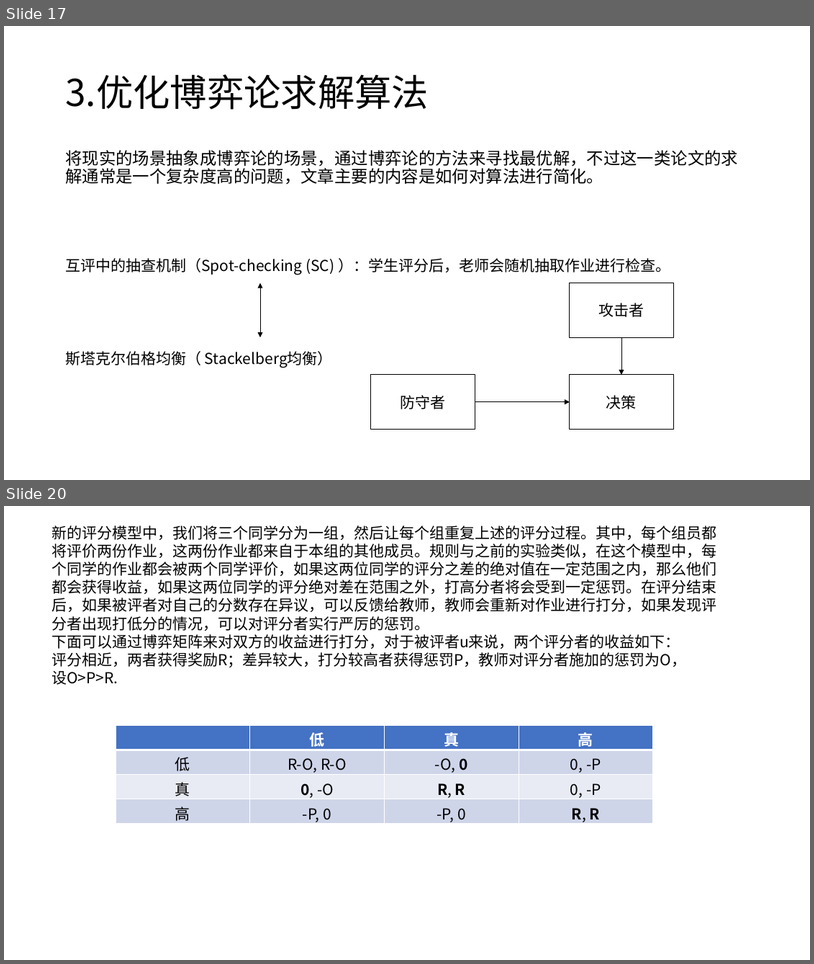
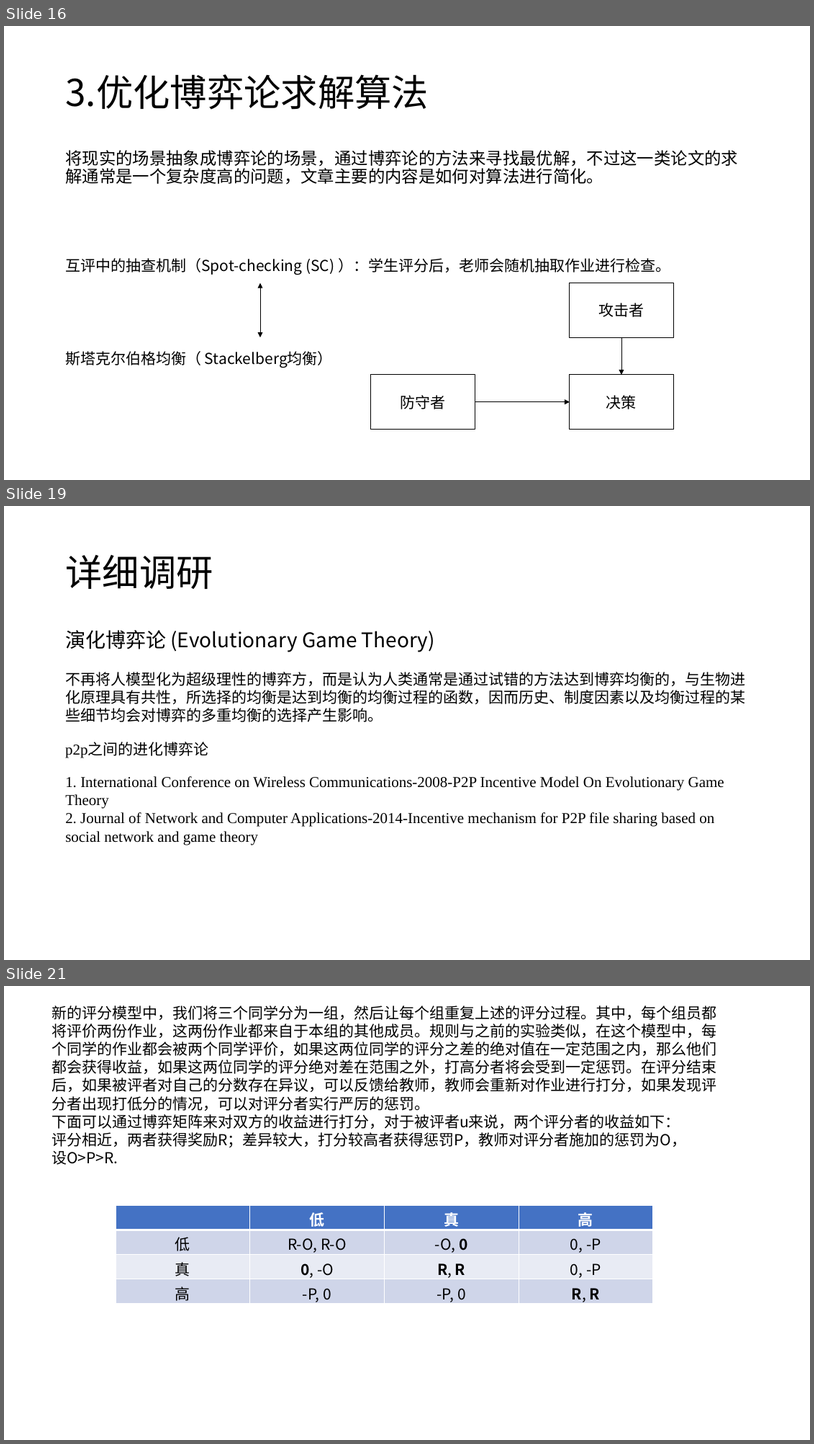
Before and after one commit to CHDYPY/paper, a slide deck: 报告/2021年9月4日/杨攀原.pptx. Shown one above the other, each under a label of ours: slides 17 and 20 before the commit, slides 16, 19 and 21 after it; the slides between them are not shown. The pictures are 814x964 and 814x1444 pixels, drawn with LibreOffice and Linux fonts; fonts in the diff are those of the drawing. Boxes give left, top, right and bottom in pixels: in the first picture for what was removed or moved away, otherwise in the second. Text is boxed around its words. In the diff, an @@ line names an element or a change of style, - is before the commit and + after.

```diff
--- a/报告/2021年9月4日/杨攀原.pptx
+++ b/报告/2021年9月4日/杨攀原.pptx
@@ slide 19 added at box(4, 506, 810, 960), background #FFFFFF @@
@@ title added at box(65, 555, 213, 589), 44 pt, text #000000 @@
+详细调研
@@ text added at box(65, 630, 746, 722), 18 pt, text #000000 @@
+演化博弈论 (Evolutionary Game Theory)
+不再将人模型化为超级理性的博弈方，而是认为人类通常是通过试错的方法达到博弈均衡的，与生物进化原理具有共性，所选择的均衡是达到均衡的均衡过程的函数，因而历史、制度因素以及均衡过程的某些细节均会对博弈的多重均衡的选择产生影响。
@@ text added at box(65, 742, 209, 757), 18 pt, text #000000 @@
+p2p之间的进化博弈论
@@ text added at box(65, 776, 725, 844), 18 pt, text #000000 @@
+1. International Conference on Wireless Communications-2008-P2P Incentive Model On Evolutionary Game Theory
+2. Journal of Network and Computer Applications-2014-Incentive mechanism for P2P file sharing based on social network and game theory
@@ what was slide 17 is now slide 16 @@
@@ what was slide 20 is now slide 21 @@
```
Also in this commit, not shown: 1 slide changed, 2 other slides added, 2 slides removed, 2 other files.
